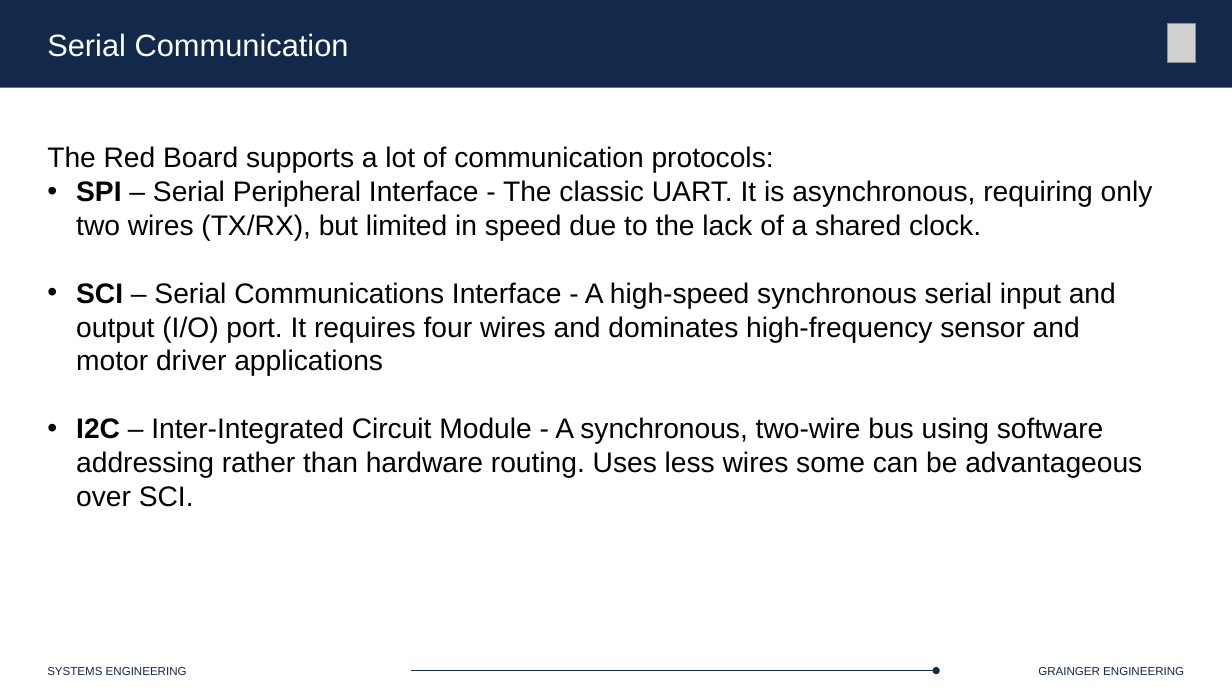
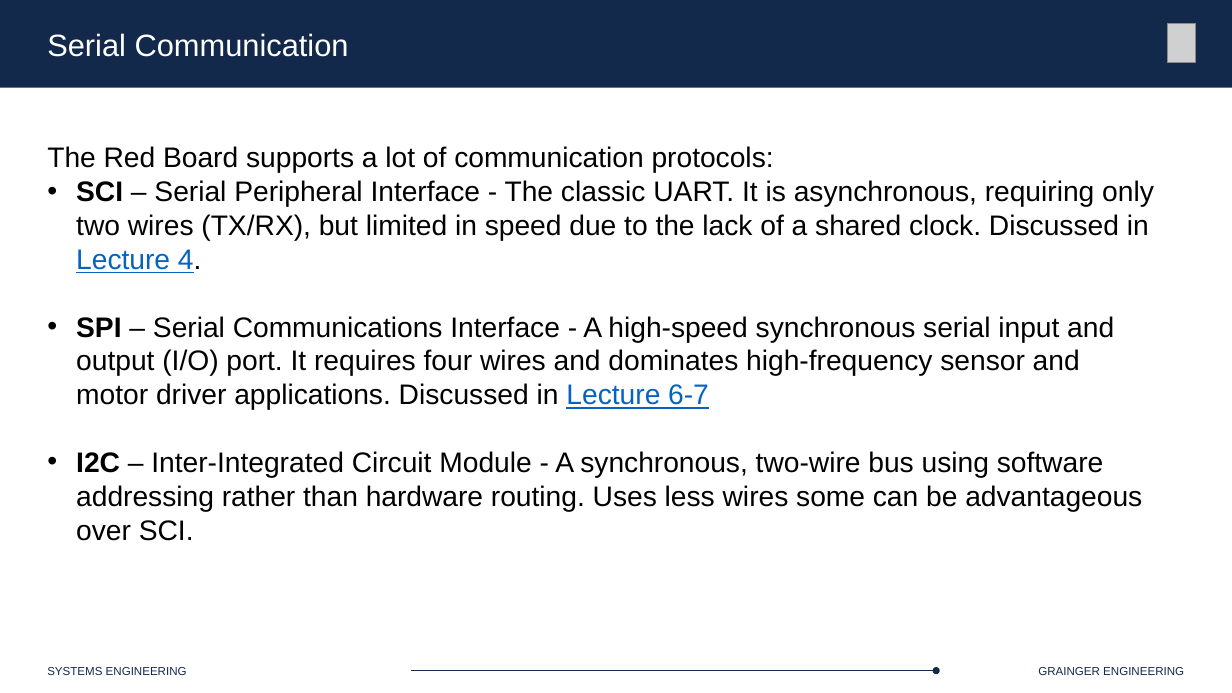
Before and after one commit to Marius-Juston/SE-423---Class-Material, a slide deck: slide 23 of Lectures/Slides/L10.pptx. Drawn at 1232x693 pixels with LibreOffice and Linux fonts; fonts in the diff are those of the drawing; grey boxes stand for pictures. Boxes give left, top, right and bottom in pixels: in the first picture for what was removed or moved away, otherwise in the second. Text is boxed around its words. In the diff, an @@ line names an element or a change of style, - is before the commit and + after.

Commit message:
finished SPI talk

```diff
--- a/Lectures/Slides/L10.pptx
+++ b/Lectures/Slides/L10.pptx
@@ text at (76, 180, 1154, 410): text changed @@
-• SPI – Serial Peripheral Interface - The classic UART. It is asynchronous, requiring only two wires (TX/RX), but limited in speed due to the lack of a shared clock.
-• SCI – Serial Communications Interface - A high-speed synchronous serial input and output (I/O) port. It requires four wires and dominates high-frequency sensor and motor driver applications
+• SCI – Serial Peripheral Interface - The classic UART. It is asynchronous, requiring only two wires (TX/RX), but limited in speed due to the lack of a shared clock. Discussed in Lecture 4.
+• SPI – Serial Communications Interface - A high-speed synchronous serial input and output (I/O) port. It requires four wires and dominates high-frequency sensor and motor driver applications. Discussed in Lecture 6-7
```
Also in this commit, not shown: 1 other slide changed, 19 slides added.
